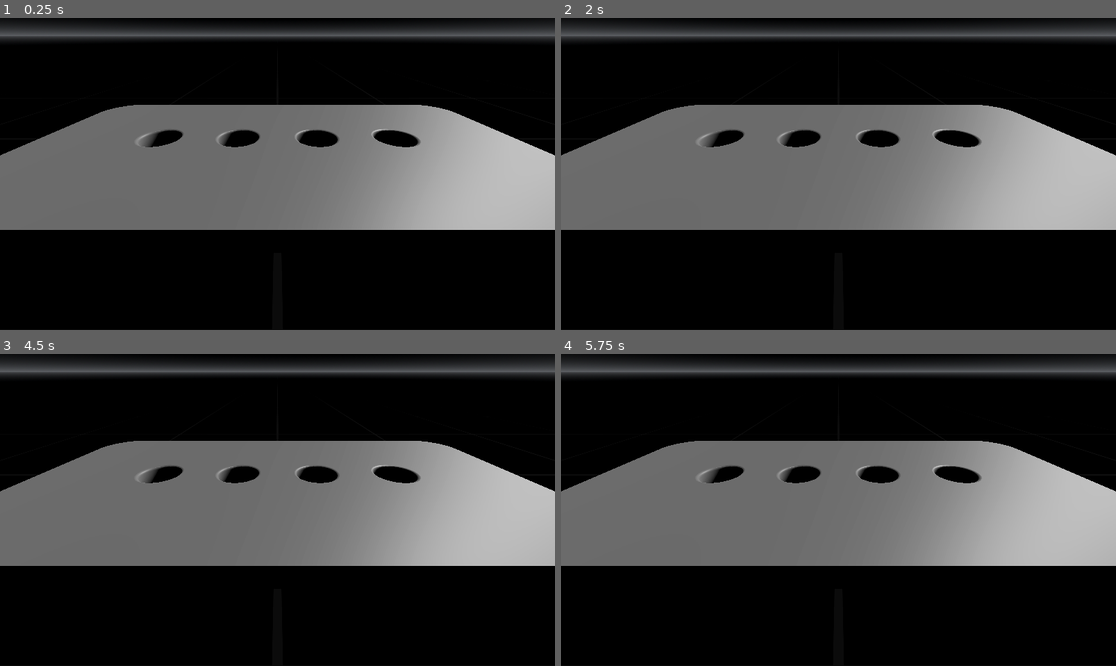
Above: before the commit, frames 1-4 (two rows, left to right).
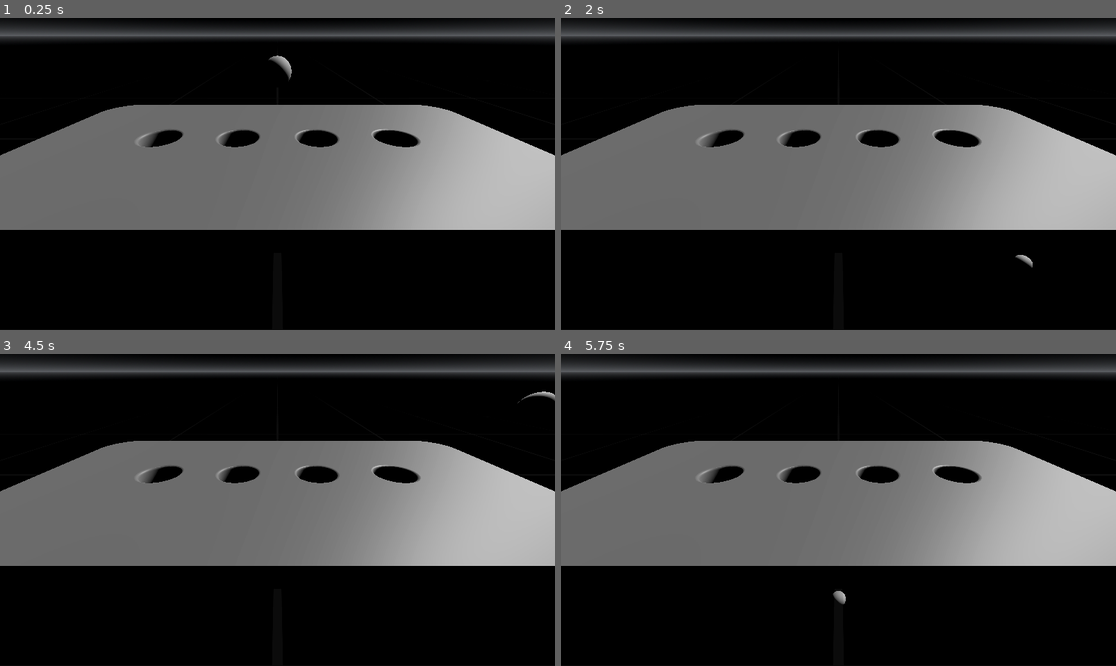
Above: after the commit, the same moments.

Repository: ClonedPuppy/GRTK
Game: Godot game, scene res://scenes/main.tscn
Two runs of this game, one before a commit and one after it. Both use one fixed random seed, a clock stepped at 60 frames per second and the inputs below.
Inputs:
- Up to frame 1 (0.25 s): no input
- Up to frame 2 (2 s): tap Enter at 0.5 s; hold Right (right, bound only after the commit) 0.53-1.28 s; hold Down (down, bound only after the commit) from 1.28 s (still down)
- Up to frame 3 (4.5 s): release Down (down, bound only after the commit) at 2.03 s; hold Right (right, bound only after the commit) 2.03-2.78 s; tap Space at 2.75, 4.25 s; hold Up (up, bound only after the commit) 2.78-3.53 s; tap Enter at 3.5 s; hold Left (left, bound only after the commit) from 3.53 s (still down)
- Up to frame 4 (5.75 s): release Left (left, bound only after the commit) at 5.03 s; hold Down (down, bound only after the commit) from 5.03 s (still down)

The runs differ from the first frame. In frame 1, 0.1% of the frame differs, in the area x 48-53%, y 12-21%; in frame 2, less than 0.1%; in frame 3, less than 0.1%; in frame 4, less than 0.1%.

Commit message:
Working on logic...

Diff:
--- a/project.godot
+++ b/project.godot
@@ -14,3 +14,26 @@
 run/main_scene="res://scenes/main.tscn"
 config/features=PackedStringArray("4.2", "Forward Plus")
 config/icon="res://icon.svg"
+
+[input]
+
+left={
+"deadzone": 0.5,
+"events": [Object(InputEventKey,"resource_local_to_scene":false,"resource_name":"","device":-1,"window_id":0,"alt_pressed":false,"shift_pressed":false,"ctrl_pressed":false,"meta_pressed":false,"pressed":false,"keycode":0,"physical_keycode":4194319,"key_label":0,"unicode":0,"echo":false,"script":null)
+]
+}
+right={
+"deadzone": 0.5,
+"events": [Object(InputEventKey,"resource_local_to_scene":false,"resource_name":"","device":-1,"window_id":0,"alt_pressed":false,"shift_pressed":false,"ctrl_pressed":false,"meta_pressed":false,"pressed":false,"keycode":0,"physical_keycode":4194321,"key_label":0,"unicode":0,"echo":false,"script":null)
+]
+}
+down={
+"deadzone": 0.5,
+"events": [Object(InputEventKey,"resource_local_to_scene":false,"resource_name":"","device":-1,"window_id":0,"alt_pressed":false,"shift_pressed":false,"ctrl_pressed":false,"meta_pressed":false,"pressed":false,"keycode":0,"physical_keycode":4194322,"key_label":0,"unicode":0,"echo":false,"script":null)
+]
+}
+up={
+"deadzone": 0.5,
+"events": [Object(InputEventKey,"resource_local_to_scene":false,"resource_name":"","device":-1,"window_id":0,"alt_pressed":false,"shift_pressed":false,"ctrl_pressed":false,"meta_pressed":false,"pressed":false,"keycode":0,"physical_keycode":4194320,"key_label":0,"unicode":0,"echo":false,"script":null)
+]
+}
--- a/scenes/main.tscn
+++ b/scenes/main.tscn
@@ -1,9 +1,10 @@
-[gd_scene load_steps=9 format=3 uid="uid://bj7ax6sm8f37y"]
+[gd_scene load_steps=12 format=3 uid="uid://bj7ax6sm8f37y"]
 
 [ext_resource type="MeshLibrary" uid="uid://dgiysbhvxgkva" path="res://assets/ProtoKit.tres" id="1_mjqxf"]
 [ext_resource type="Script" path="res://scripts/add_button_functions.gd" id="2_onwq2"]
 [ext_resource type="Material" uid="uid://ccv8yseq7ntvf" path="res://materials/grid_floor_material.tres" id="3_pbxcr"]
 [ext_resource type="Script" path="res://scripts/Floor.gd" id="4_761hc"]
+[ext_resource type="Script" path="res://scripts/2D_tip_driver.gd" id="5_fl84b"]
 
 [sub_resource type="ProceduralSkyMaterial" id="ProceduralSkyMaterial_rqh3u"]
 sky_top_color = Color(0, 0, 0, 1)
@@ -26,6 +27,13 @@
 [sub_resource type="PlaneMesh" id="PlaneMesh_3aeh2"]
 material = ExtResource("3_pbxcr")
 size = Vector2(25, 25)
+
+[sub_resource type="SphereMesh" id="SphereMesh_46jtq"]
+radius = 0.003
+height = 0.006
+
+[sub_resource type="SphereShape3D" id="SphereShape3D_8d5p1"]
+radius = 0.003
 
 [node name="main" type="Node3D"]
 
@@ -54,3 +62,14 @@
 [node name="Floor" type="MeshInstance3D" parent="."]
 mesh = SubResource("PlaneMesh_3aeh2")
 script = ExtResource("4_761hc")
+
+[node name="CharacterBody3D" type="CharacterBody3D" parent="."]
+transform = Transform3D(1, 0, 0, 0, 1, 0, 0, 0, 1, 0, 0.02, 0.01)
+script = ExtResource("5_fl84b")
+
+[node name="TipSphere" type="MeshInstance3D" parent="CharacterBody3D"]
+mesh = SubResource("SphereMesh_46jtq")
+skeleton = NodePath("../..")
+
+[node name="CollisionShape3D" type="CollisionShape3D" parent="CharacterBody3D"]
+shape = SubResource("SphereShape3D_8d5p1")
--- /dev/null
+++ b/scripts/2D_tip_driver.gd
@@ -0,0 +1,15 @@
+extends CharacterBody3D
+
+const SPEED = 0.1
+func _physics_process(delta):
+
+	var input_dir = Input.get_vector("left", "right", "down", "up")
+	var direction = (transform.basis * Vector3(input_dir.x, input_dir.y, 0)).normalized()
+	if direction:
+		velocity.x = direction.x * SPEED
+		velocity.y = direction.y * SPEED
+	else:
+		velocity.x = move_toward(velocity.x, 0, SPEED)
+		velocity.y = move_toward(velocity.y, 0, SPEED)
+
+	move_and_slide()
--- a/scripts/add_button_functions.gd
+++ b/scripts/add_button_functions.gd
@@ -1,7 +1,7 @@
 extends GridMap
 
-@onready var ui_panel = $"."
-@onready var ui_meshes = ui_panel.mesh_library
+@onready var ui_meshes = self.mesh_library
+var button_number = 0
 
 func _ready():
 	if ui_meshes:
@@ -11,11 +11,13 @@
 			if item_id != -1:  # Check if cell is not empty
 				var item_name = mesh_library.get_item_name(item_id)
 				if item_name == "Button":
-					print("Cell: ", cell, " has mesh: ", item_name)
-					create_area_for_cell(cell)
+					print("Cell: ", cell, " has mesh: ", item_name + str(button_number))
+					button_number += 1
+					create_area_for_cell(cell, item_name + str(button_number))
 
-func create_area_for_cell(cell: Vector3):
+func create_area_for_cell(cell: Vector3, cell_name: String):
 	var area = Area3D.new()
+	area.name = "Area3D_" + str(cell)
 	add_child(area)
 
 	# Calculate the global transform for the cell
@@ -31,9 +33,14 @@
 	shape.extents = Vector3(0.01, 0.0025, 0.01)  # Half extents
 	collision_shape.shape = shape
 
+	area.set_meta("cell", cell)
+	area.set_meta("name", cell_name)
+
 	# Connect signals using Callable
 	area.connect("body_entered", Callable(self, "_on_Area3D_body_entered"))
 
 func _on_Area3D_body_entered(body: Node):
-	# Handle the signal when a body enters the Area3D
-	pass
+	if body.has_meta("cell"):
+		var cell = body.get_meta("cell")
+		print("Body entered at cell: ", cell)
+		# Handle the signal
--- /dev/null
+++ b/scripts/interaction_example.gd
@@ -0,0 +1,52 @@
+extends Node3D
+
+@onready var interact_volume = $InteractVolume as Area3D
+@onready var button_plate = %ButtonPlate as MeshInstance3D
+@onready var gltf_document_save := GLTFDocument.new()
+#@onready var gltf_scene_root_node := $"."
+@onready var gltf_state_save := GLTFState.new()
+
+var tracked_body = null
+var initial_y_position = 0.0  # Store the initial y-position of the button_plate
+
+func _ready():
+	initial_y_position = button_plate.transform.origin.y
+	print(initial_y_position)
+	interact_volume.connect("body_entered", Callable(self, "_on_interact_volume_body_entered"))
+	interact_volume.connect("body_exited", Callable(self, "_on_interact_volume_body_exited"))
+
+func _input(event):
+	if event.is_action_pressed("saveScene"):
+		save_scene()
+
+func _on_interact_volume_body_entered(body):
+	print(body.name)
+	tracked_body = body
+
+
+func _on_interact_volume_body_exited(body):
+	if tracked_body == body:
+		tracked_body = null
+		reset_button_plate()
+		print("Exited")
+
+func _process(delta):
+	if tracked_body:
+		var _global_position = tracked_body.global_transform.origin
+		var _local_position = interact_volume.to_local(_global_position)
+		print(_local_position.y)
+		update_button_plate_position(_local_position.y)
+
+func update_button_plate_position(y_position):
+	var button_plate_transform = button_plate.transform
+	button_plate_transform.origin.y = initial_y_position + y_position - 0.05
+	button_plate.transform = button_plate_transform
+
+func reset_button_plate():
+	var button_plate_transform = button_plate.transform
+	button_plate_transform.origin.y = initial_y_position  # Reset to original y position
+	button_plate.transform = button_plate_transform
+
+func save_scene():
+	gltf_document_save.append_from_scene($".", gltf_state_save)
+	gltf_document_save.write_to_filesystem(gltf_state_save, "res://savedSnapshot.glb")
Not shown: 6 places in assets/ProtoKit.tres that only renumber resources
